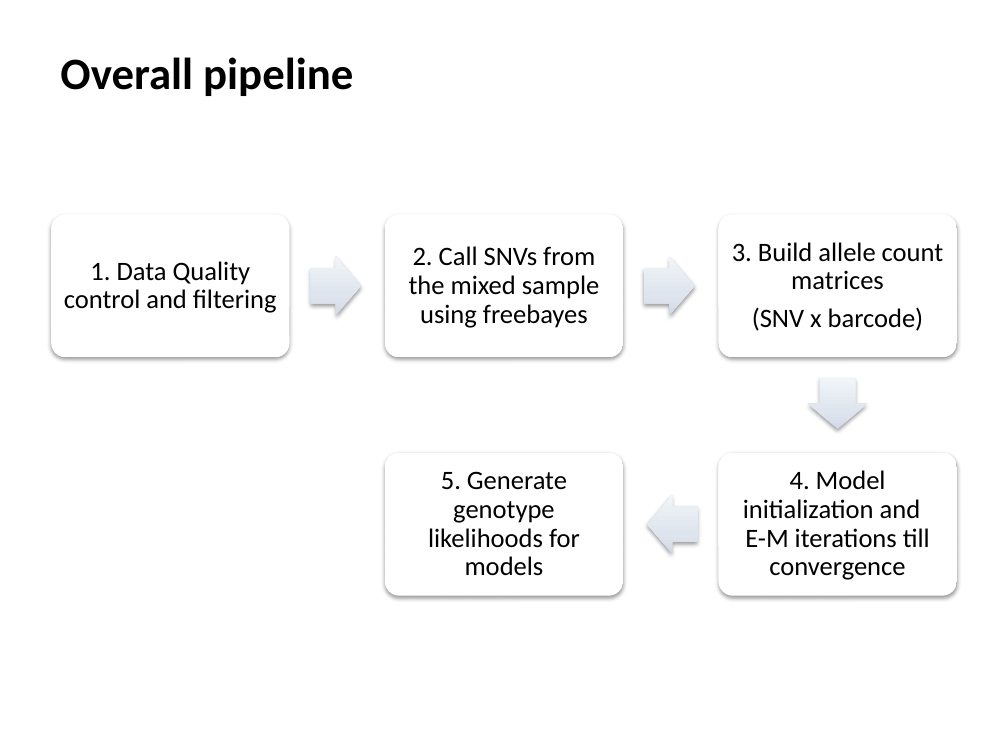
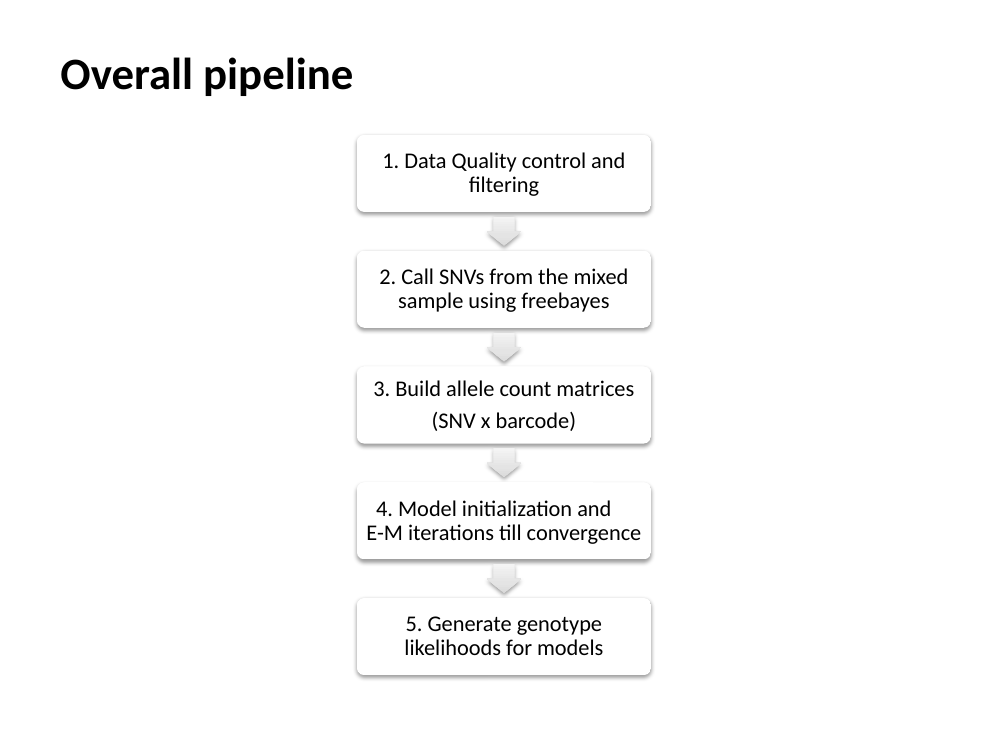
Before and after one commit to jon-xu/scSplit, a slide deck: slide 3 of introduction.pptx. Drawn at 1008x756 pixels with LibreOffice and Linux fonts; fonts in the diff are those of the drawing. Boxes give left, top, right and bottom in pixels: in the first picture for what was removed or moved away, otherwise in the second. Text is boxed around its words. In the diff, an @@ line names an element or a change of style, - is before the commit and + after.

Commit message:
diagram

```diff
--- a/introduction.pptx
+++ b/introduction.pptx
@@ text "1. Data Quality control and ..." moved from (x1=64, y1=261, x2=277, y2=313) to (x1=382, y1=152, x2=625, y2=196) @@
@@ rounded rectangle resized from (x1=385, y1=215, x2=623, y2=358) to (x1=357, y1=251, x2=651, y2=329) @@
@@ text "2. Call SNVs from the ..." moved from (x1=409, y1=246, x2=600, y2=328) to (x1=379, y1=268, x2=629, y2=312) @@
@@ text "3. Build allele count matrices" moved from (x1=732, y1=242, x2=944, y2=331) to (x1=373, y1=380, x2=634, y2=431) @@
@@ rounded rectangle resized from (x1=385, y1=453, x2=623, y2=596) to (x1=357, y1=482, x2=651, y2=559) @@
@@ size 19 to 16 pt; less space between paragraphs in 5 elements at (x1=379, y1=268, x2=629, y2=312), (x1=404, y1=616, x2=603, y2=655), (x1=382, y1=152, x2=625, y2=196), (x1=373, y1=380, x2=634, y2=431), (x1=366, y1=500, x2=642, y2=544) @@
@@ text "4. Model initialization and E-M ..." moved from (x1=743, y1=470, x2=930, y2=580) to (x1=366, y1=500, x2=642, y2=544) @@
@@ group removed at (x1=51, y1=215, x2=957, y2=596): 4 right arrows, 3 rounded rectangles @@
@@ group added at (x1=357, y1=135, x2=651, y2=675): 4 right arrows, 3 rounded rectangles @@
@@ text "5. Generate genotype likelihoods for ..." moved from (x1=428, y1=471, x2=580, y2=576) to (x1=404, y1=616, x2=603, y2=655) @@
```
